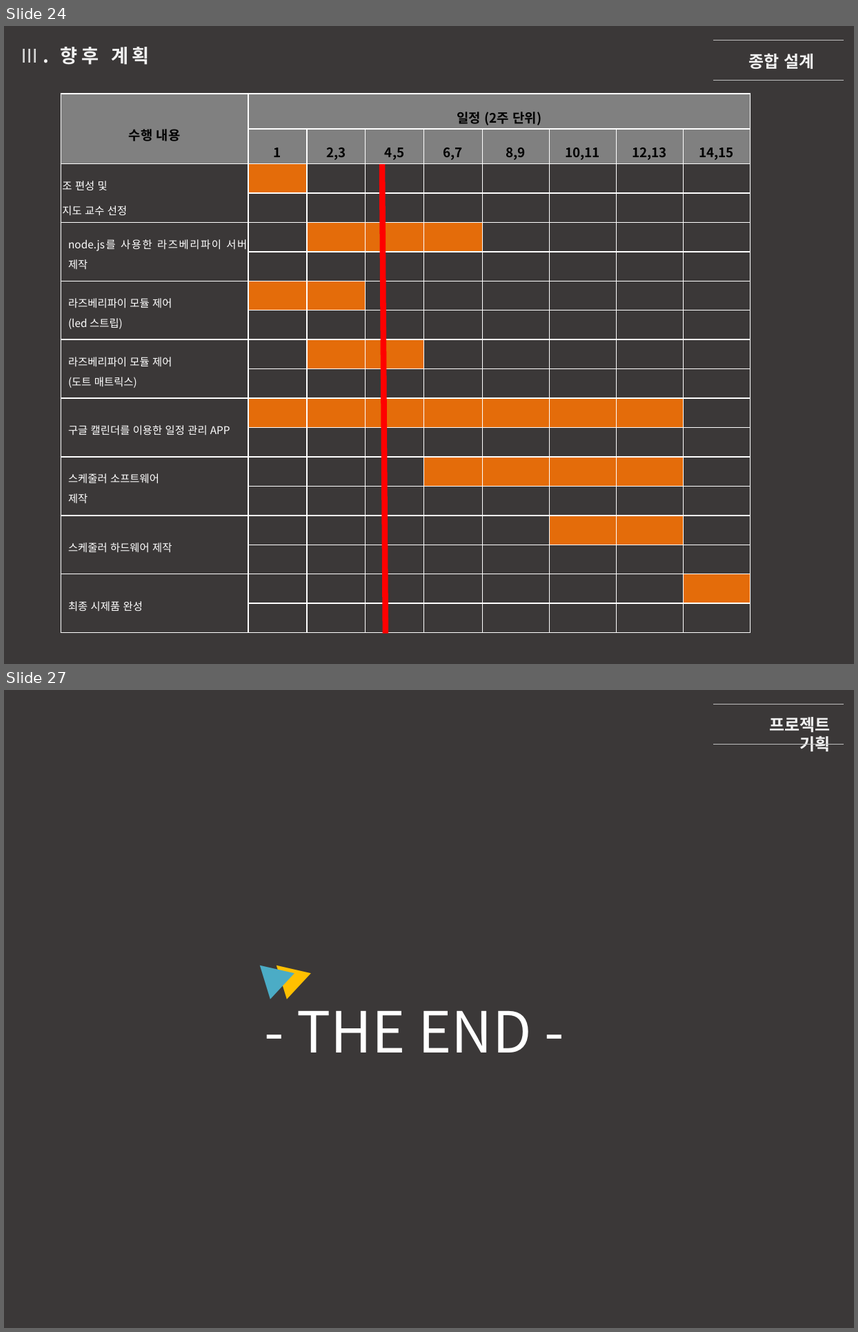
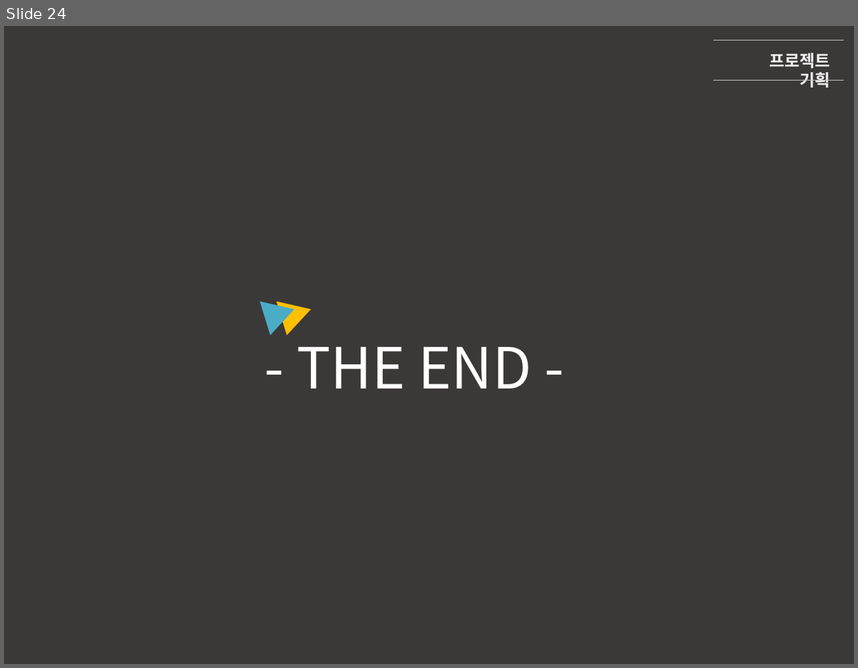
Before and after one commit to SekyuShin/FinalProject_saveFile, a slide deck: weeks_4/190402 종합설계 임예지_1.pptx. Shown one above the other, each under a label of ours: slides 24 and 27 before the commit, slide 24 after it; the slides between them are not shown. The pictures are 858x1332 and 858x668 pixels, drawn with LibreOffice and Linux fonts; fonts in the diff are those of the drawing. Boxes give left, top, right and bottom in pixels: in the first picture for what was removed or moved away, otherwise in the second. Text is boxed around its words. In the diff, an @@ line names an element or a change of style, - is before the commit and + after.

```diff
--- a/weeks_4/190402 종합설계 임예지_1.pptx
+++ b/weeks_4/190402 종합설계 임예지_1.pptx
@@ slide 24 removed at (4, 26, 854, 664), background #3B3838 @@
@@ line removed from (714, 40) to (844, 40) @@
@@ text removed at (21, 47, 149, 65) @@
-Ⅲ. 향후 계획
@@ text removed at (749, 53, 814, 69) @@
-종합 설계
@@ line removed from (714, 81) to (844, 81) @@
@@ table removed at (61, 94, 752, 633), 18 rows, 9 columns @@
-수행 내용 | 일정 (2주 단위) |  |  |  |  |  |  | 
- | 1 | 2,3 | 4,5 | 6,7 | 8,9 | 10,11 | 12,13 | 14,15
-조 편성 및 / 지도 교수 선정 |  |  |  |  |  |  |  | 
- |  |  |  |  |  |  |  | 
-node.js를 사용한 라즈베리파이 서버 제작 |  |  |  |  |  |  |  | 
- |  |  |  |  |  |  |  | 
-라즈베리파이 모듈 제어 / (led 스트립) |  |  |  |  |  |  |  | 
- |  |  |  |  |  |  |  | 
-라즈베리파이 모듈 제어 / (도트 매트릭스) |  |  |  |  |  |  |  | 
- |  |  |  |  |  |  |  | 
-구글 캘린더를 이용한 일정 관리 APP |  |  |  |  |  |  |  | 
- |  |  |  |  |  |  |  | 
-스케줄러 소프트웨어 / 제작 |  |  |  |  |  |  |  | 
- |  |  |  |  |  |  |  | 
-스케줄러 하드웨어 제작 |  |  |  |  |  |  |  | 
- |  |  |  |  |  |  |  | 
-최종 시제품 완성 |  |  |  |  |  |  |  | 
- |  |  |  |  |  |  |  | 
@@ line removed from (382, 164) to (386, 633) @@
@@ what was slide 27 is now slide 24 @@
```
Also in this commit, not shown: 3 slides changed, 2 other slides removed, 2 other files.
